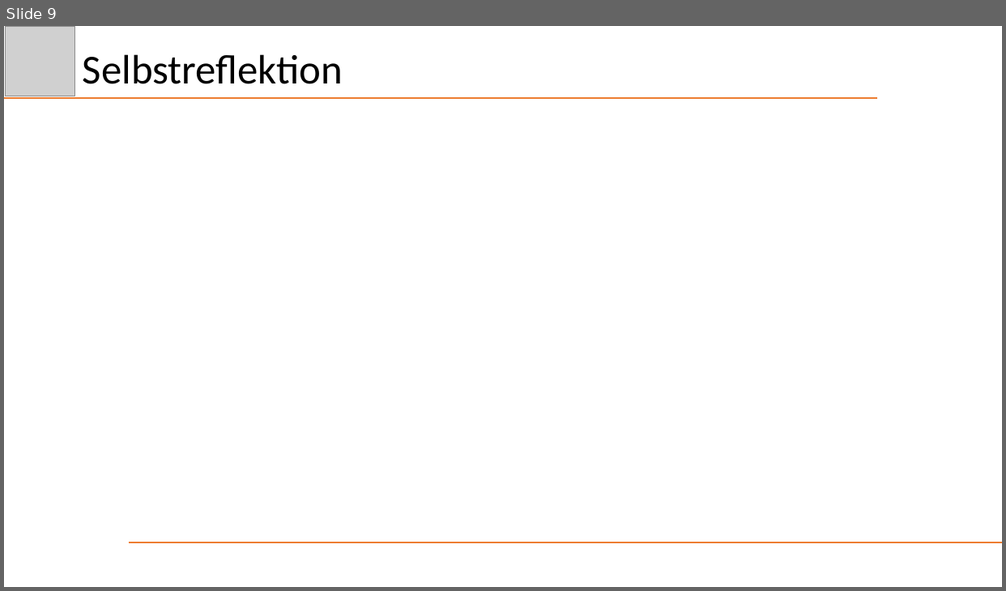
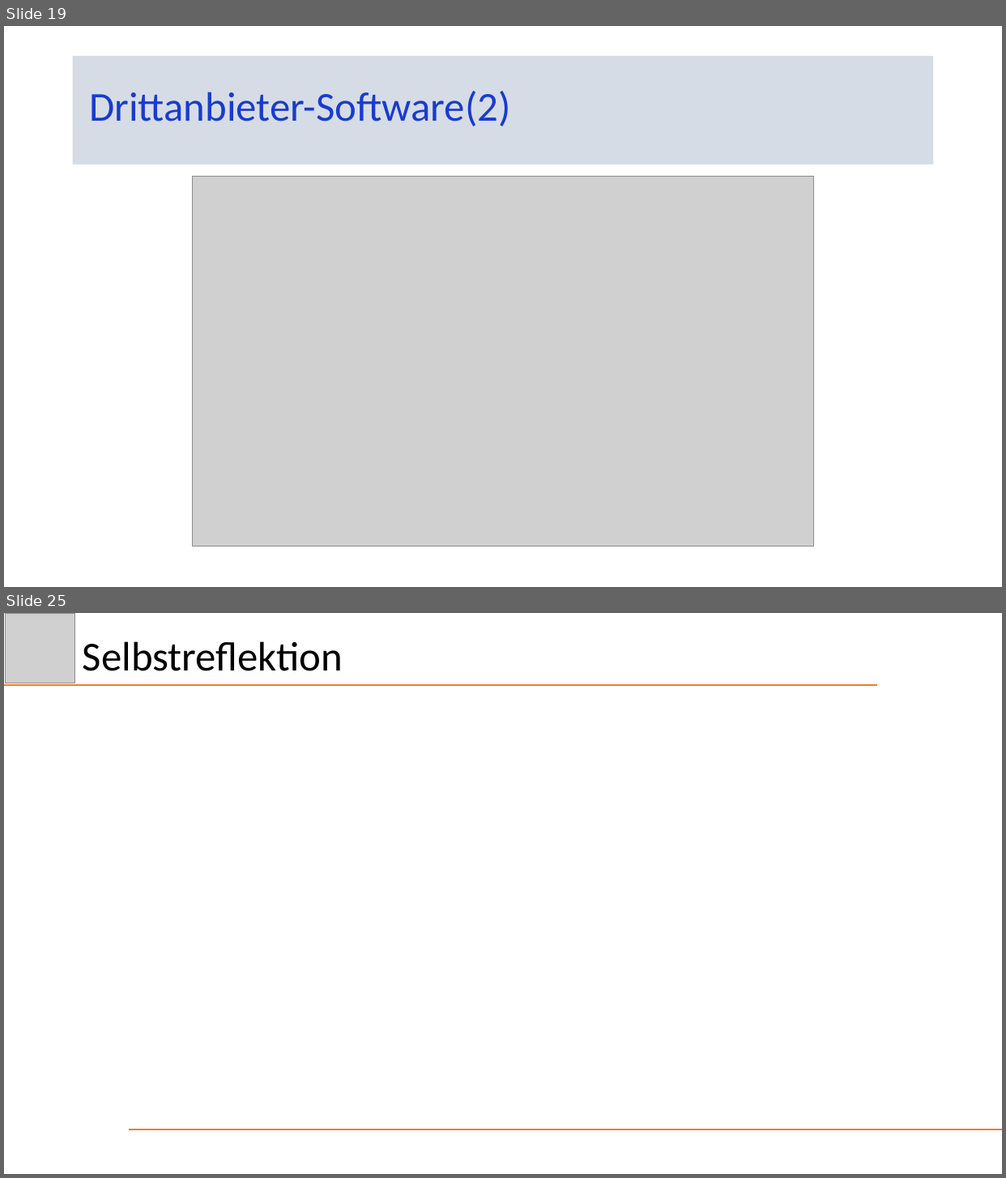
Before and after one commit to Schnitzel128/sejava, a slide deck: Präsentation/DezHex.pptx. Shown one above the other, each under a label of ours: slide 9 before the commit, slides 19 and 25 after it; the slides between them are not shown. The pictures are 1006x591 and 1006x1178 pixels, drawn with LibreOffice and Linux fonts; fonts in the diff are those of the drawing; grey boxes stand for pictures. Boxes give left, top, right and bottom in pixels: in the first picture for what was removed or moved away, otherwise in the second. Text is boxed around its words. In the diff, an @@ line names an element or a change of style, - is before the commit and + after.

```diff
--- a/Präsentation/DezHex.pptx
+++ b/Präsentation/DezHex.pptx
@@ slide 19 added at bbox=[4, 26, 1002, 587], background #FFFFFF @@
@@ title added at bbox=[73, 56, 934, 165], fill #D6DCE5, 39.6 pt, text #183BD2 @@
+Drittanbieter-Software(2)
@@ picture added at bbox=[192, 177, 814, 547] @@
@@ what was slide 9 is now slide 25 @@
```
Also in this commit, not shown: 4 slides changed, 16 other slides added, 1 slide removed, 3 other files.
